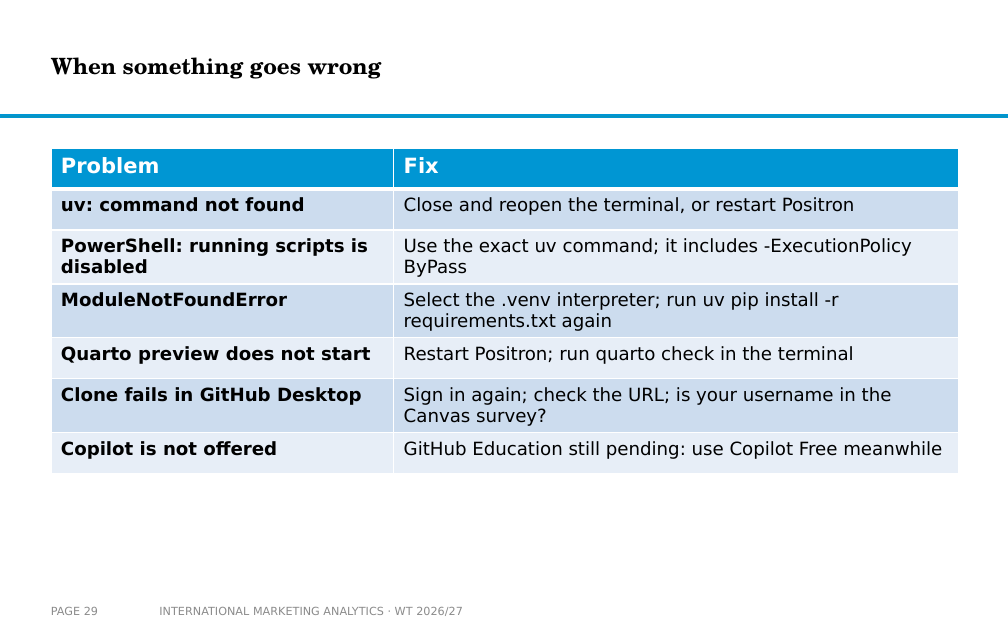
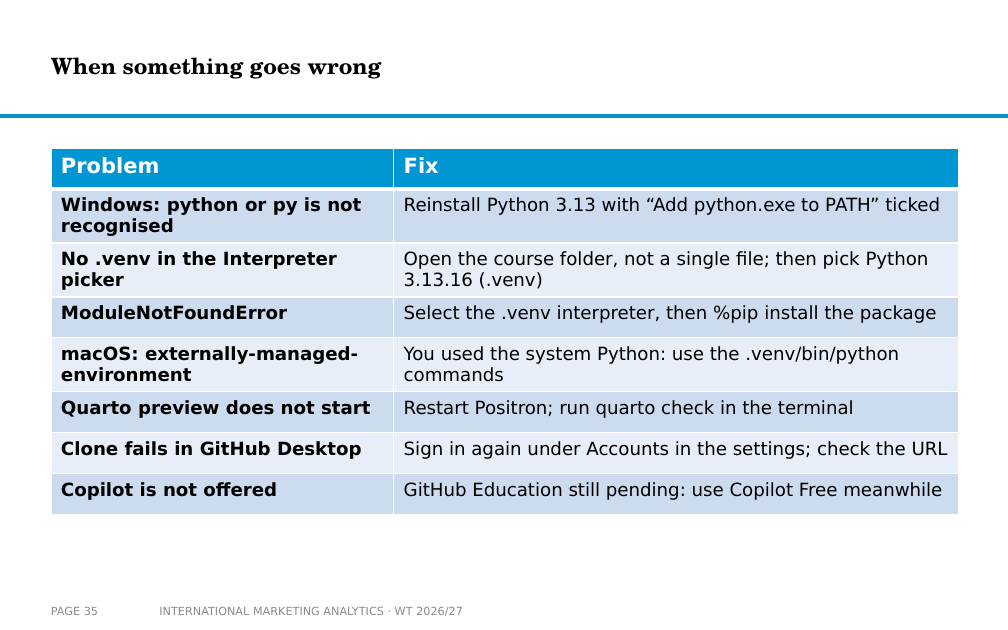
Before and after one commit to arnefloh-wu/International-Marketing-Analytics, a slide deck: slide 35 of slides/01a_setup-and-registration_WT26-27.pptx (slide 29 before the commit). Drawn at 1008x630 pixels with LibreOffice and Linux fonts; fonts in the diff are those of the drawing; background and template pictures are left out. Boxes give left, top, right and bottom in pixels: in the first picture for what was removed or moved away, otherwise in the second. Text is boxed around its words. In the diff, an @@ line names an element or a change of style, - is before the commit and + after.

```diff
--- a/slides/01a_setup-and-registration_WT26-27.pptx
+++ b/slides/01a_setup-and-registration_WT26-27.pptx
@@ table at (51,148,959,504) @@
-row 2: uv: command not found | Close and reopen the terminal, or restart Positron
-row 3: PowerShell: running scripts is disabled | Use the exact uv command; it includes -ExecutionPolicy ByPass
-row 4: ModuleNotFoundError | Select the .venv interpreter; run uv pip install -r requirements.txt again
+row 2: Windows: python or py is not recognised | Reinstall Python 3.13 with “Add python.exe to PATH” ticked
+row 3: No .venv in the Interpreter picker | Open the course folder, not a single file; then pick Python 3.13.16 (.venv)
+row 4: ModuleNotFoundError | Select the .venv interpreter, then %pip install the package
+row 5: macOS: externally-managed-environment | You used the system Python: use the .venv/bin/python commands
-row 7, column 2: Sign in again; check the URL; is your username in the Canvas survey?
+row 7, column 2: Sign in again under Accounts in the settings; check the URL
@@ page number at (51,607,98,615): text changed @@
-PAGE 29
+PAGE 35
```
Also in this commit, not shown: 20 other slides changed, 8 slides added, 2 slides removed, 5 other files.
